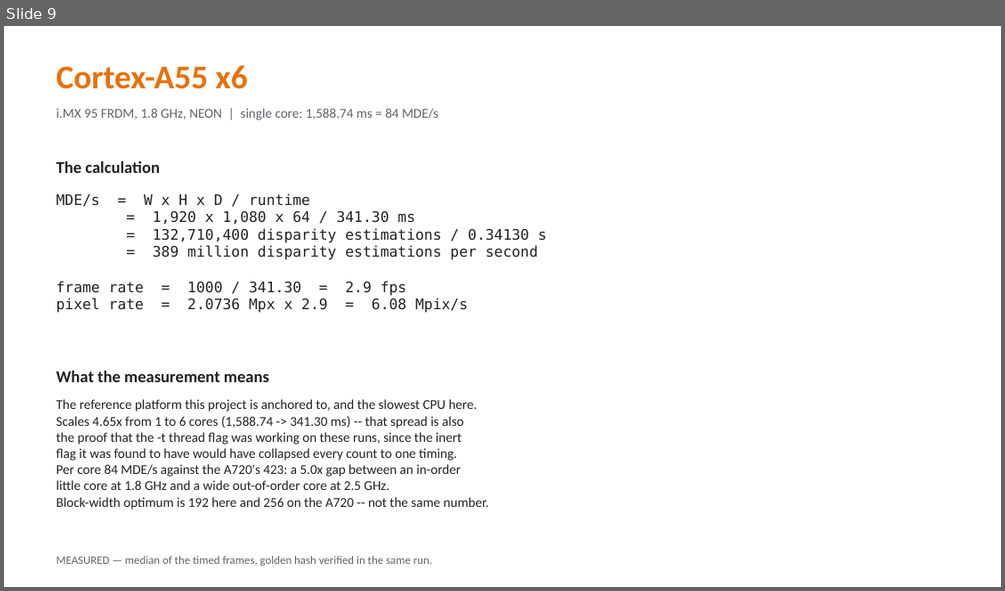
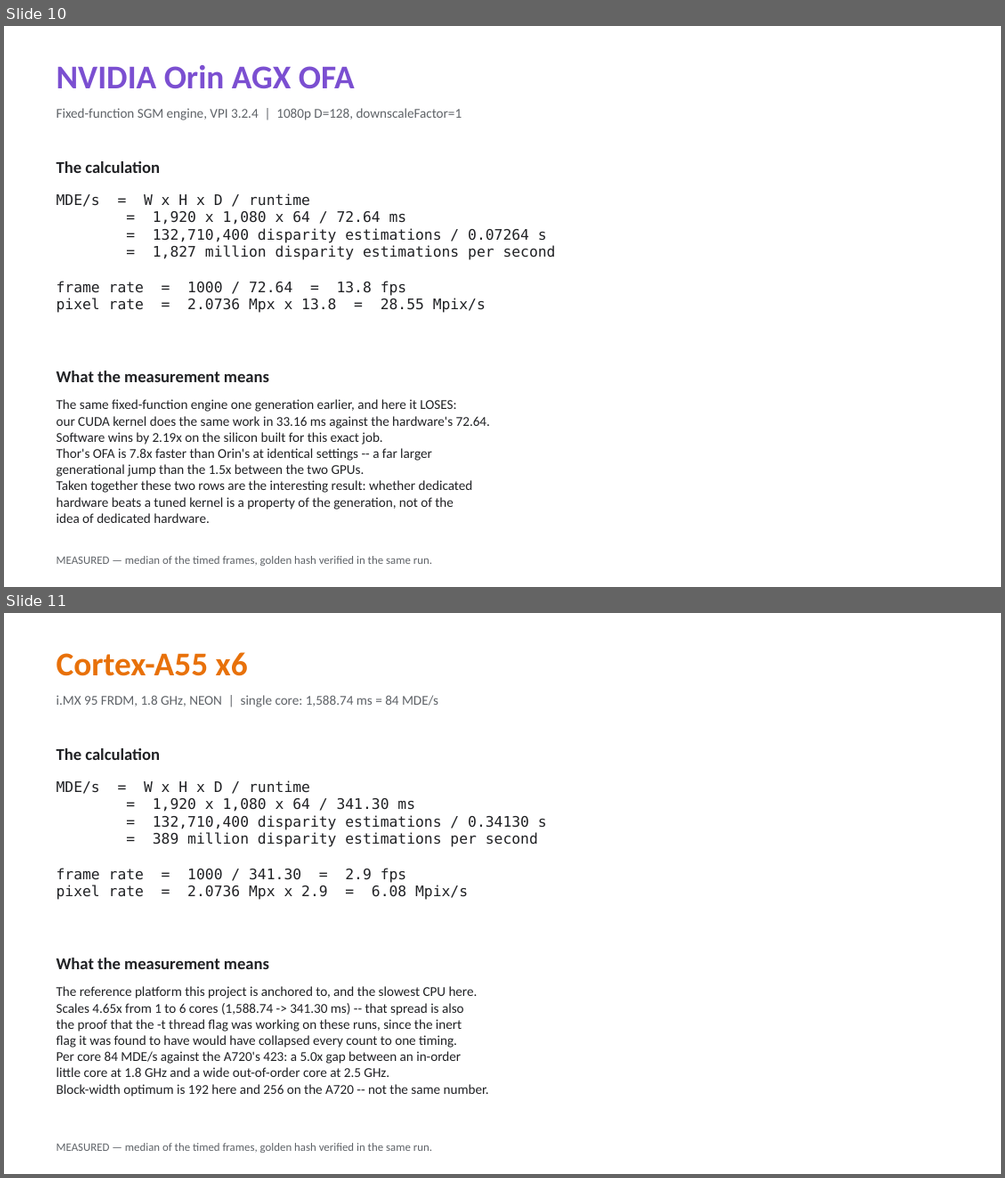
Before and after one commit to kylefoxaustin/sgm-bench, a slide deck: docs/sgm-results.pptx. Shown one above the other, each under a label of ours: slide 9 before the commit, slides 10 and 11 after it. The pictures are 1005x591 and 1005x1178 pixels, drawn with LibreOffice and Linux fonts; fonts in the diff are those of the drawing. Boxes give left, top, right and bottom in pixels: in the first picture for what was removed or moved away, otherwise in the second. Text is boxed around its words. In the diff, an @@ line names an element or a change of style, - is before the commit and + after.

Commit message:
docs: measure the dedicated stereo hardware on both Jetsons -- it wins on Thor, loses on Orin
Both Jetsons carry an OFA (Optical Flow Accelerator) whose VPI header
documents a "semi-global matching (SGM) computation" with optional diagonal
paths -- a fixed-function stereo engine, exposed as VPI_BACKEND_OFA, and
accepting maxDisparity of 128 or 256 only. Measured against our own kernel at
matched resolution and disparity range:

    Thor      ours 21.86 ms / 12,142 MDE/s    OFA  9.35 ms / 28,402   HW +2.34x
    Orin AGX  ours 33.16 ms /  8,005 MDE/s    OFA 72.64 ms /  3,654   SW +2.19x

⭐ The dedicated engine wins on one part and loses on the other. Thor's OFA is
7.8x Orin's at identical settings, a far larger generational jump than the
1.5x between the two GPUs. Whether fixed-function hardware beats a tuned
kernel turns out to be a property of the generation, not of the idea.

⚠️ These rows are NOT bit-exact to our golden and are not gated by it. VPI's
SGM is a different implementation with its own census, penalties and
confidence output, so this is a throughput comparison at matched resolution
and D -- kept in its own figure for exactly that reason.

⚠️ And the same convention trap that made a vendor's quoted figure unusable
earlier in this project turned up again in different silicon: OFA defaults to
downscaleFactor=2, emitting a 960x540 map from 1080p input in 4.14 ms on
Thor. Quoting that as a 1080p result would overstate it by 2.3x. Every number
here is downscaleFactor=1.

Two measurement bugs were caught and fixed en route, both by output that
disagreed with itself rather than by inspection: a regex mangled the env
override so four "different configurations" were one binary measured four
times (5.48-5.91 ms is noise, not a sweep); and an Orin build silently used a
stale sgm_params.h, which the golden gate caught as D=64/GOLDEN FAIL against
a D=128 golden instead of reporting a mislabelled number.

Relabels the GPU rows as "Thor GPU" / "Orin AGX GPU" / "RTX 5090 GPU" to
distinguish the GPU from the SoC now that a second engine on the same SoC is
in the table.

```diff
--- a/docs/sgm-results.pptx
+++ b/docs/sgm-results.pptx
@@ slide 10 added at (4,26,1001,587), background #FFFFFF @@
@@ text added at (57,65,355,88), 32 pt, text #7B4FD1, bold @@
+NVIDIA Orin AGX OFA
@@ text added at (57,108,462,120), 13 pt, text #5F6368 @@
+Fixed-function SGM engine, VPI 3.2.4 | 1080p D=128, downscaleFactor=1
@@ text added at (57,161,160,173), 16 pt, text #202124, bold @@
+The calculation
@@ text added at (57,193,556,313), 14 pt, text #202124 @@
+MDE/s = W x H x D / runtime
+= 1,920 x 1,080 x 64 / 72.64 ms
+= 132,710,400 disparity estimations / 0.07264 s
+= 1,827 million disparity estimations per second
+frame rate = 1000 / 72.64 = 13.8 fps
+pixel rate = 2.0736 Mpx x 13.8 = 28.55 Mpix/s
@@ text added at (57,370,269,382), 16 pt, text #202124, bold @@
+What the measurement means
@@ text added at (57,399,490,523), 13 pt, text #202124 @@
+The same fixed-function engine one generation earlier, and here it LOSES:
+our CUDA kernel does the same work in 33.16 ms against the hardware's 72.64.
+Software wins by 2.19x on the silicon built for this exact job.
+Thor's OFA is 7.8x faster than Orin's at identical settings -- a far larger
+generational jump than the 1.5x between the two GPUs.
+Taken together these two rows are the interesting result: whether dedicated
+hardware beats a tuned kernel is a property of the generation, not of the
+idea of dedicated hardware.
@@ text added at (57,556,432,565), 11 pt, text #5F6368 @@
+MEASURED — median of the timed frames, golden hash verified in the same run.
@@ what was slide 9 is now slide 11 @@
```
Also in this commit, not shown: 4 slides changed, 1 other slide added, 6 other files.
